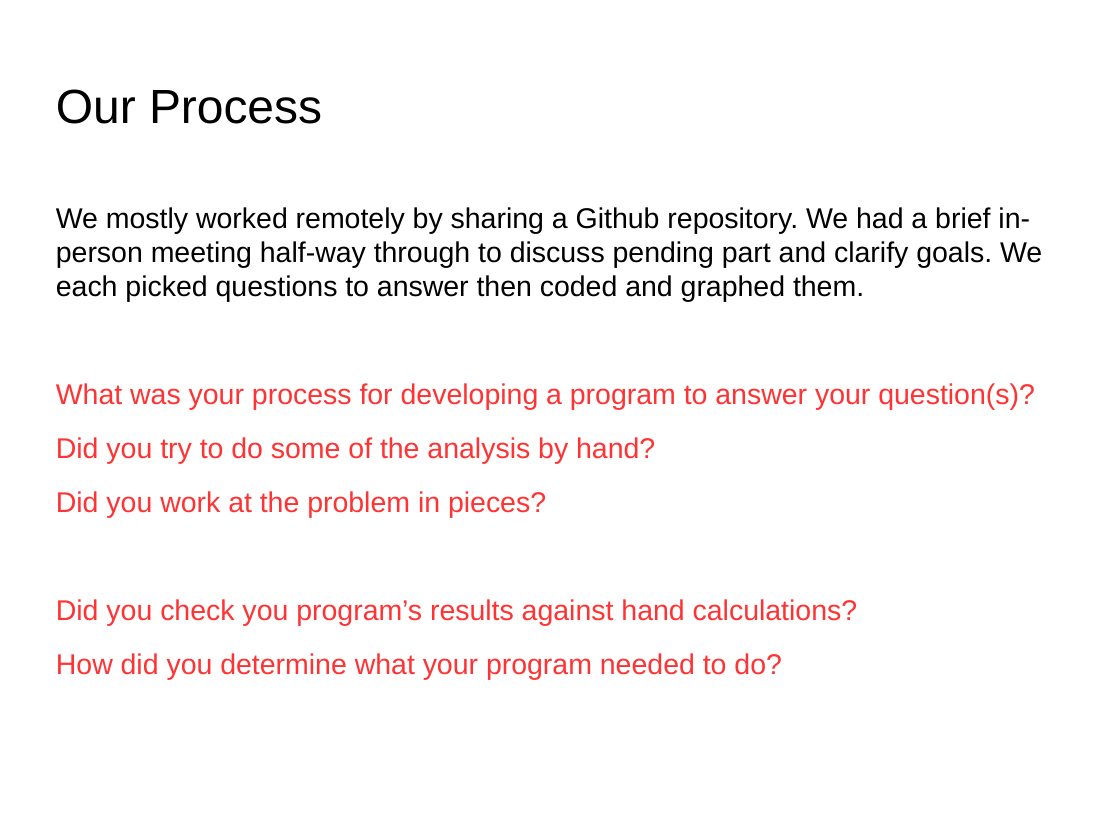
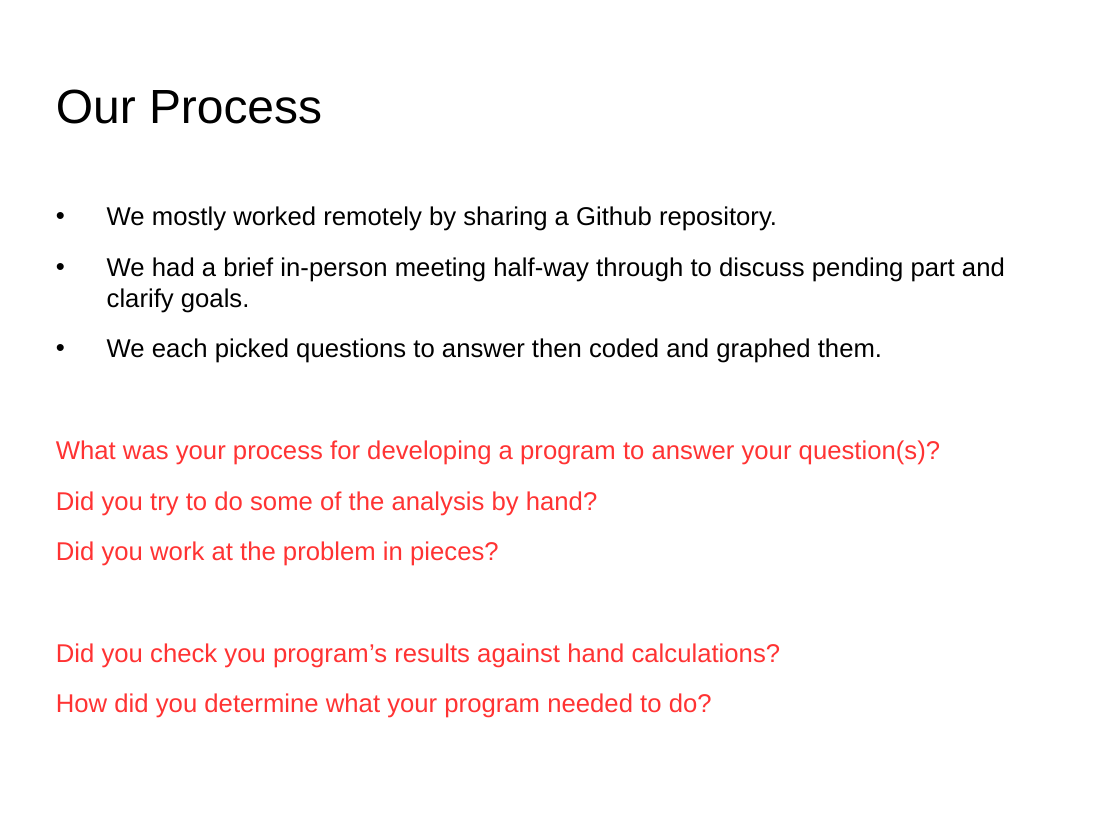
Before and after one commit to tawrahim/PCP_Final_Project, a slide deck: slide 7 of presentation.ppt (slide 9 before the commit). Drawn at 1120x840 pixels with LibreOffice and Linux fonts; fonts in the diff are those of the drawing; background and template pictures are left out. Boxes give left, top, right and bottom in pixels: in the first picture for what was removed or moved away, otherwise in the second. Text is boxed around its words. In the diff, an @@ line names an element or a change of style, - is before the commit and + after.

```diff
--- a/presentation.ppt
+++ b/presentation.ppt
@@ text at [107, 206, 1005, 363]: text changed; size 20.1 to 18.2 pt @@
-We mostly worked remotely by sharing a Github repository. We had a brief in-person meeting half-way through to discuss pending part and clarify goals. We each picked questions to answer then coded and graphed them.
+• We mostly worked remotely by sharing a Github repository.
+• We had a brief in-person meeting half-way through to discuss pending part and clarify goals.
+• We each picked questions to answer then coded and graphed them.
@@ text at [56, 440, 940, 718]: size 20.1 to 18.2 pt in "What was your process for developing a ...", "Did you try to do some of ...", "Did you work at the problem in ...", "Did you check you program’s results against ..." and 1 more places; indent changed @@
```
Also in this commit, not shown: 10 other slides changed, 1 slide added, 3 other files.
